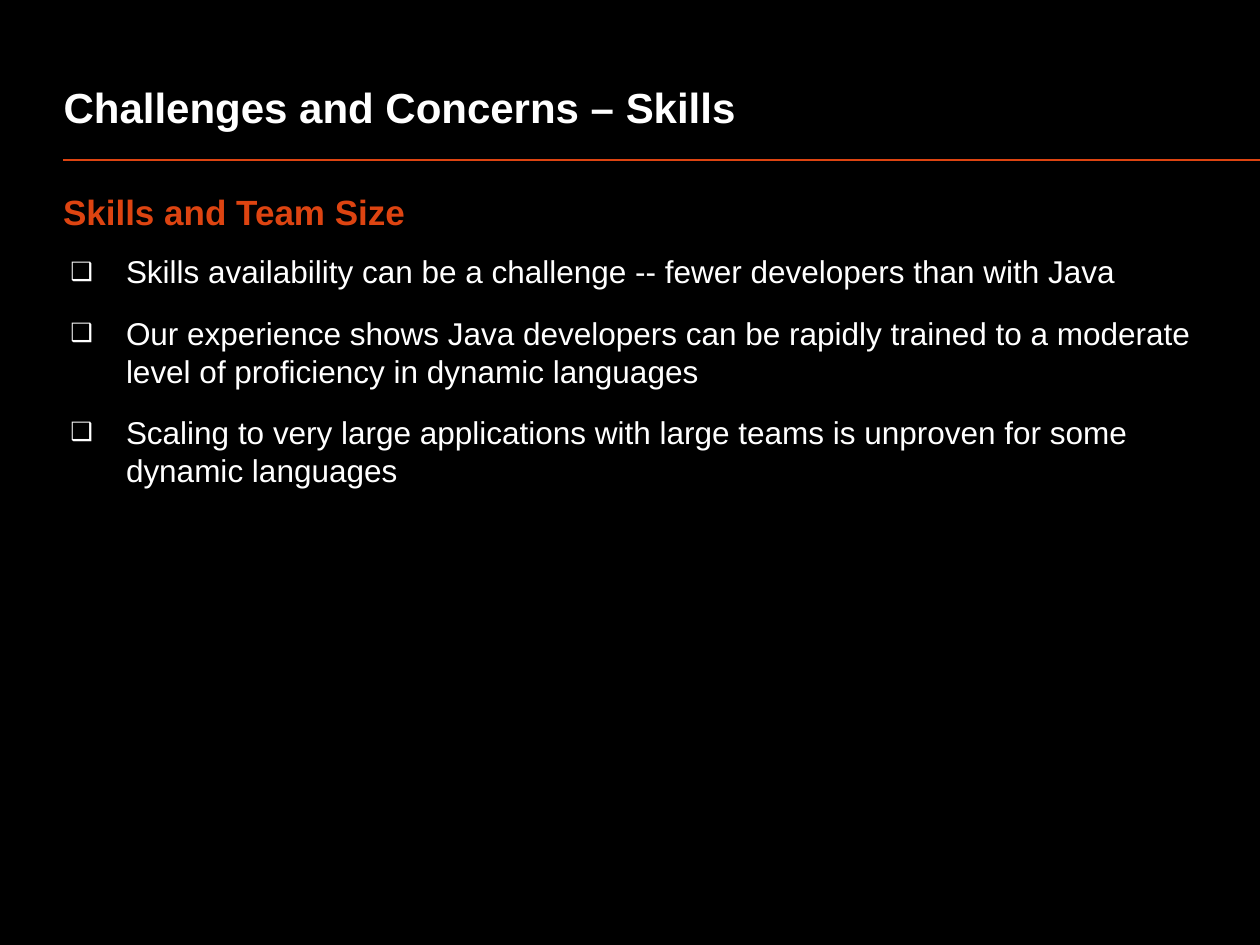
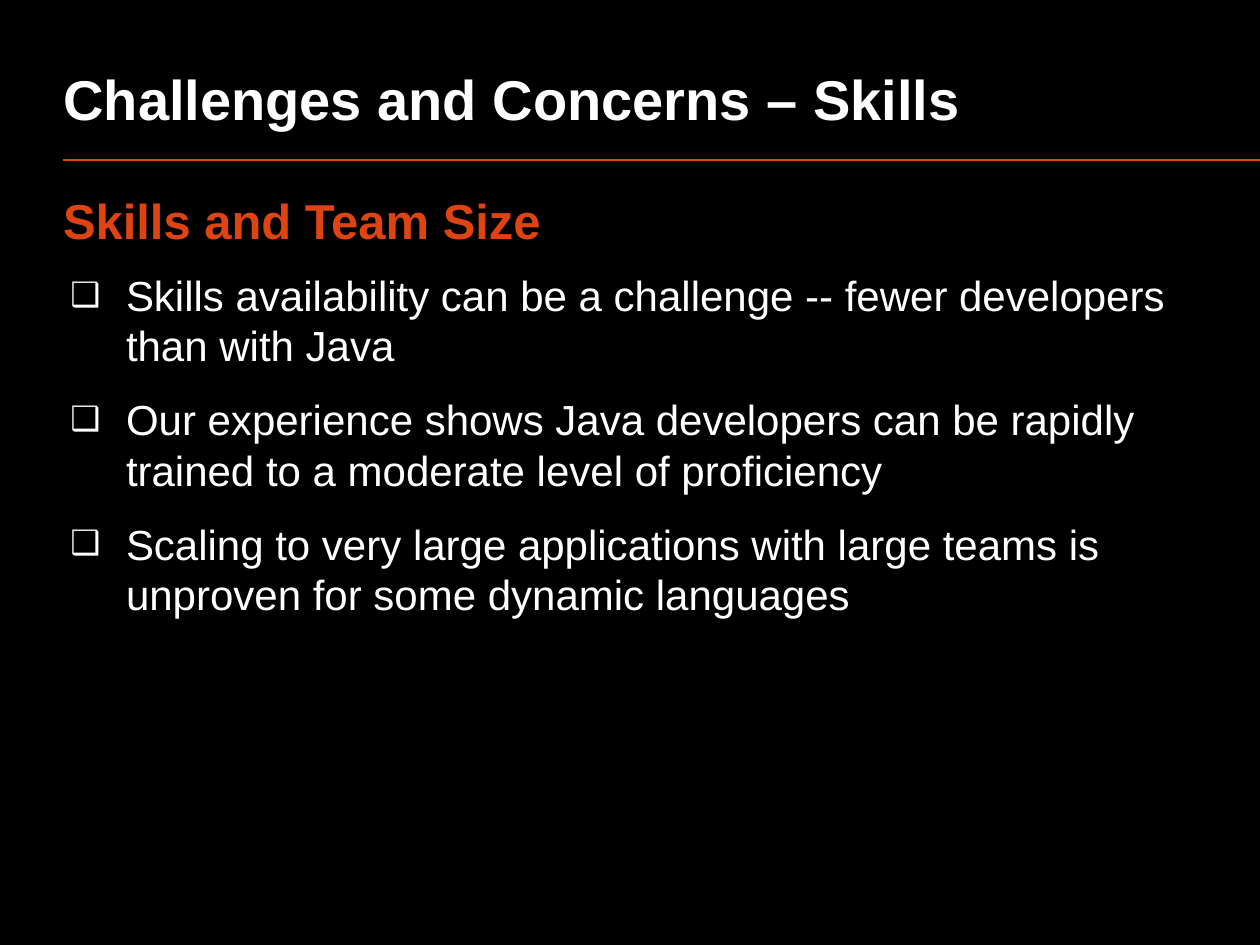
Before and after one commit to oscarrenalias/openslava-2013, a slide deck: slide 27 of Dynamic languages/OpenSlava 2013 - Dynamic languages.pptx (slide 38 before the commit). Drawn at 1260x945 pixels with LibreOffice and Linux fonts; fonts in the diff are those of the drawing. Boxes give left, top, right and bottom in pixels: in the first picture for what was removed or moved away, otherwise in the second. Text is boxed around its words. In the diff, an @@ line names an element or a change of style, - is before the commit and + after.

```diff
--- a/Dynamic languages/OpenSlava 2013 - Dynamic languages.pptx
+++ b/Dynamic languages/OpenSlava 2013 - Dynamic languages.pptx
@@ title "Challenges and Concerns – Skills" at (64,79,959,131): size 24 to 32 pt @@
@@ text at (63,203,1164,619): size 20 to 28 pt in "Skills and Team Size"; size 18 to 24 pt in "Skills availability can be a challenge -- ...", "Scaling to very large applications with large ..." @@
@@ text at (126,404,1135,494): text changed; size 18 to 24 pt @@
-  ❑ Our experience shows Java developers can be rapidly trained to a moderate level of proficiency in dynamic languages
+  ❑ Our experience shows Java developers can be rapidly trained to a moderate level of proficiency
```
Also in this commit, not shown: 25 other slides changed, 1 slide added, 12 slides removed, 1 other file.
